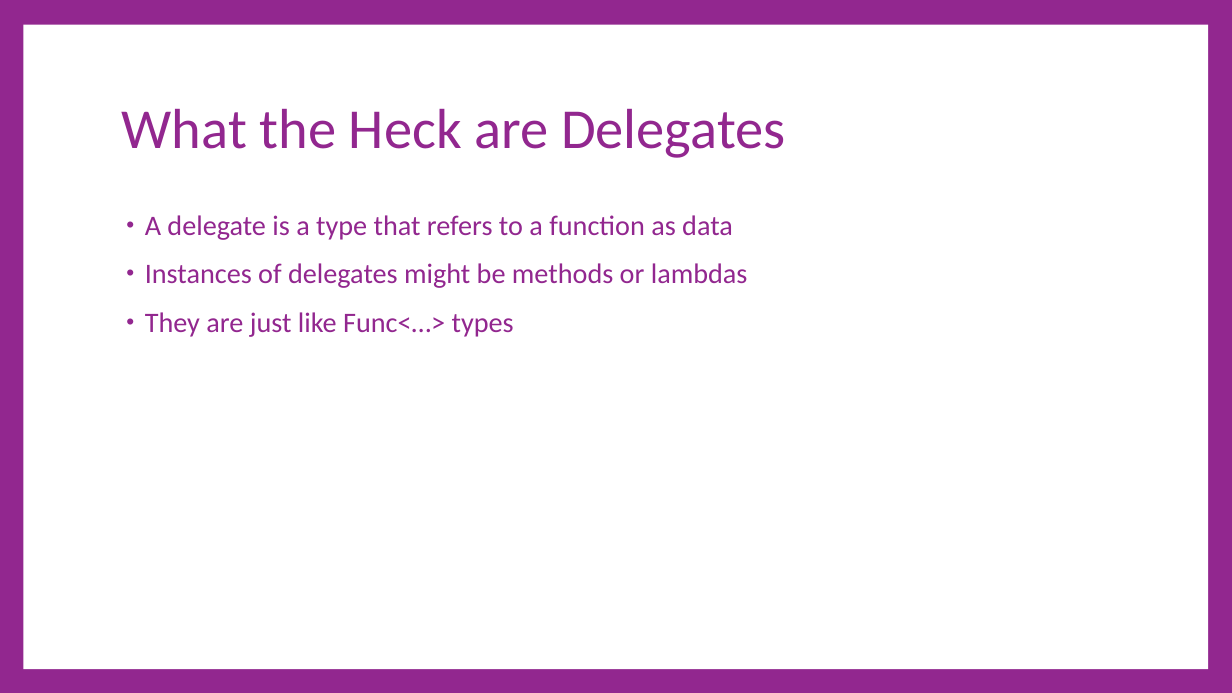
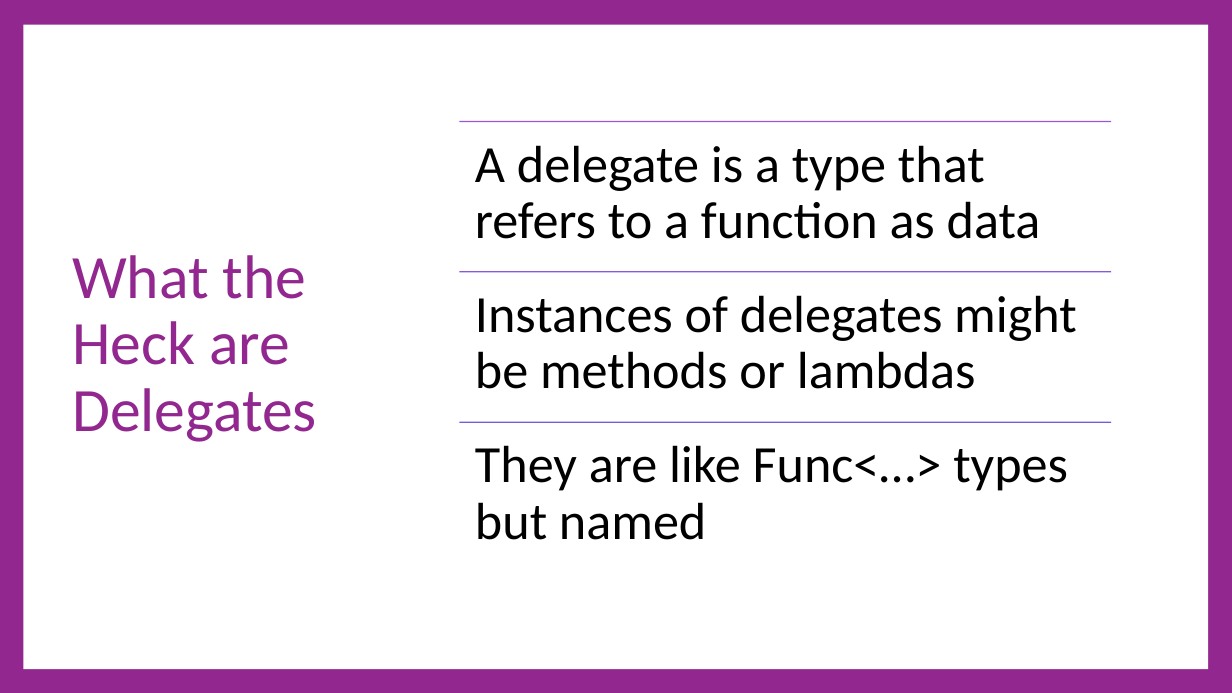
Before and after one commit to cdiggins/cs321, a slide deck: slide 16 of class-notes/cs321-winter-2023-lecture-15-final-project.pptx (slide 15 before the commit). Drawn at 1232x693 pixels with LibreOffice and Linux fonts; fonts in the diff are those of the drawing. Boxes give left, top, right and bottom in pixels: in the first picture for what was removed or moved away, otherwise in the second. Text is boxed around its words. In the diff, an @@ line names an element or a change of style, - is before the commit and + after.

```diff
--- a/class-notes/cs321-winter-2023-lecture-15-final-project.pptx
+++ b/class-notes/cs321-winter-2023-lecture-15-final-project.pptx
@@ title "What the Heck are Delegates": place and size @@
-title "What the Heck are Delegates" at [122,108,785,158]
+title "What the Heck are Delegates" at [72,255,317,442]
@@ title "What the Heck are Delegates" at [72,255,317,442]: size 66 to 72 pt @@
@@ text removed at [145,215,748,337] @@
-• A delegate is a type that refers to a function as data
-• Instances of delegates might be methods or lambdas
-• They are just like Func<…> types
@@ group added at [460,121,1111,540]: 3 lines, 3 texts @@
+A delegate is a type that refers to a function as data
+Instances of delegates might be methods or lambdas
+They are like Func<…> types but named
```
Also in this commit, not shown: 10 other slides changed, 9 slides added, 4 slides removed, 1 other file.
